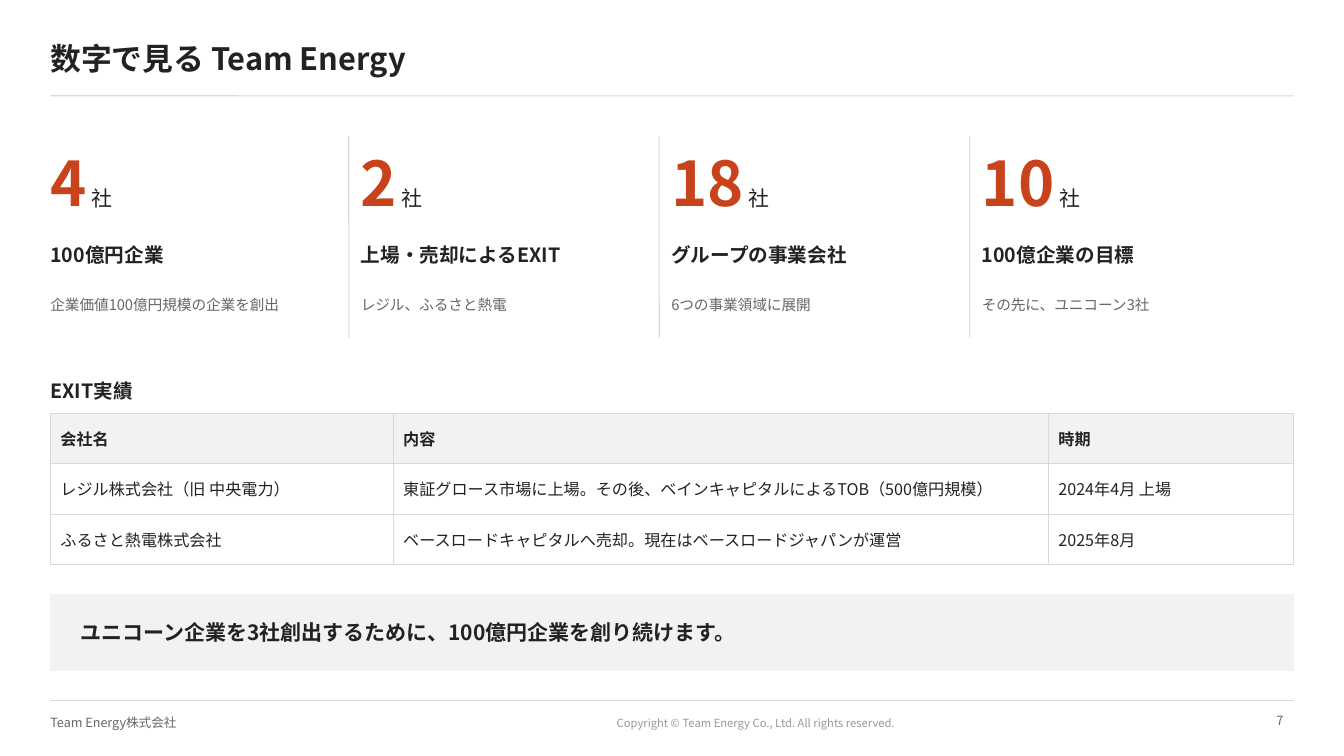
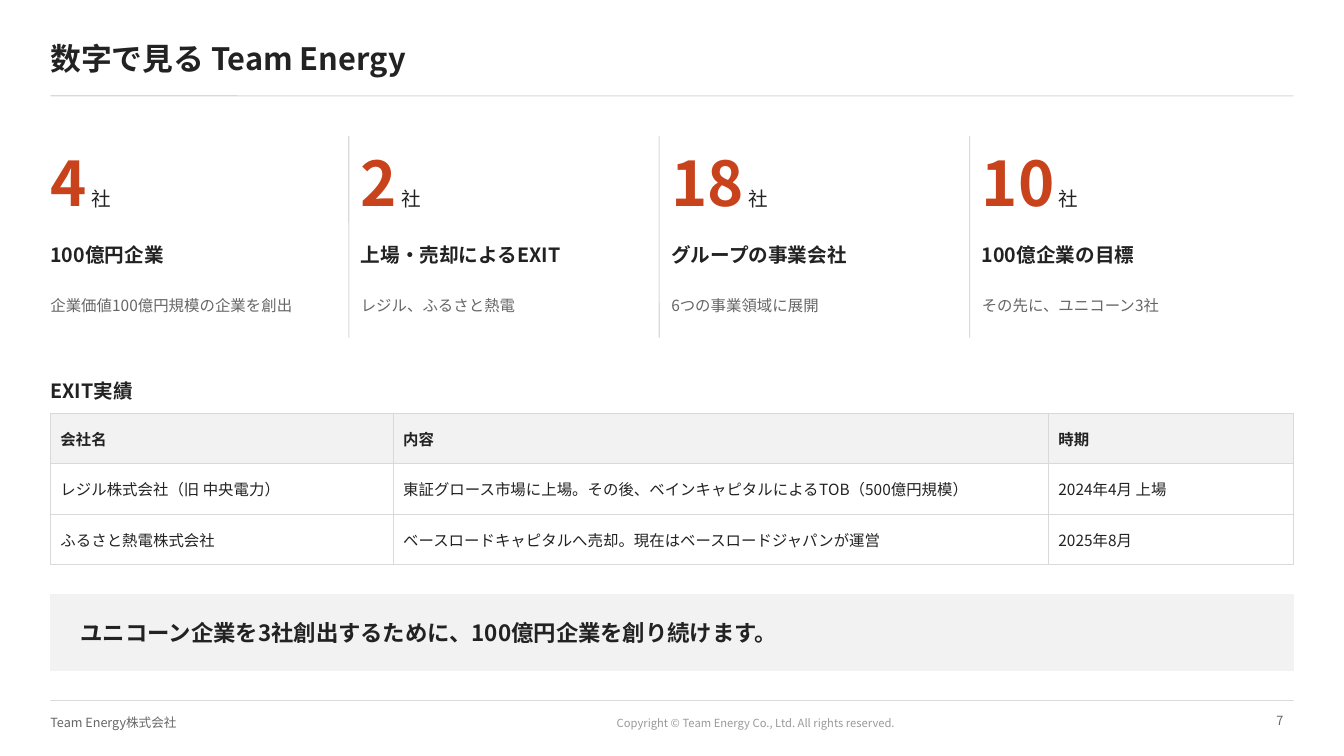
Before and after one commit to ttomoi-afk/desktop-tutorial, a slide deck: slide 7 of teamenergy/docs/TeamEnergy_会社紹介資料.pptx. Drawn at 1344x756 pixels with LibreOffice and Linux fonts; fonts in the diff are those of the drawing; background and template pictures are left out. Boxes give left, top, right and bottom in pixels: in the first picture for what was removed or moved away, otherwise in the second. Text is boxed around its words. In the diff, an @@ line names an element or a change of style, - is before the commit and + after.

```diff
--- a/teamenergy/docs/TeamEnergy_会社紹介資料.pptx
+++ b/teamenergy/docs/TeamEnergy_会社紹介資料.pptx
@@ size 15 to 14 pt in "社" in 4 elements at [50, 160, 111, 208], [361, 159, 422, 208], [671, 159, 768, 208], [982, 159, 1079, 208] @@
@@ size 10.5 to 11 pt in 4 elements at [50, 298, 292, 312], [361, 298, 515, 312], [671, 298, 818, 313], [982, 298, 1159, 312] @@
@@ table at [50, 413, 1294, 552] @@
@@ size 11.5 to 11 pt @@
@@ text "ユニコーン企業を3社創出するために、100億円企業を創り続けます。" at [81, 622, 777, 643]: size 15 to 16 pt @@
```
Also in this commit, not shown: 10 other slides changed, 3 other files.
